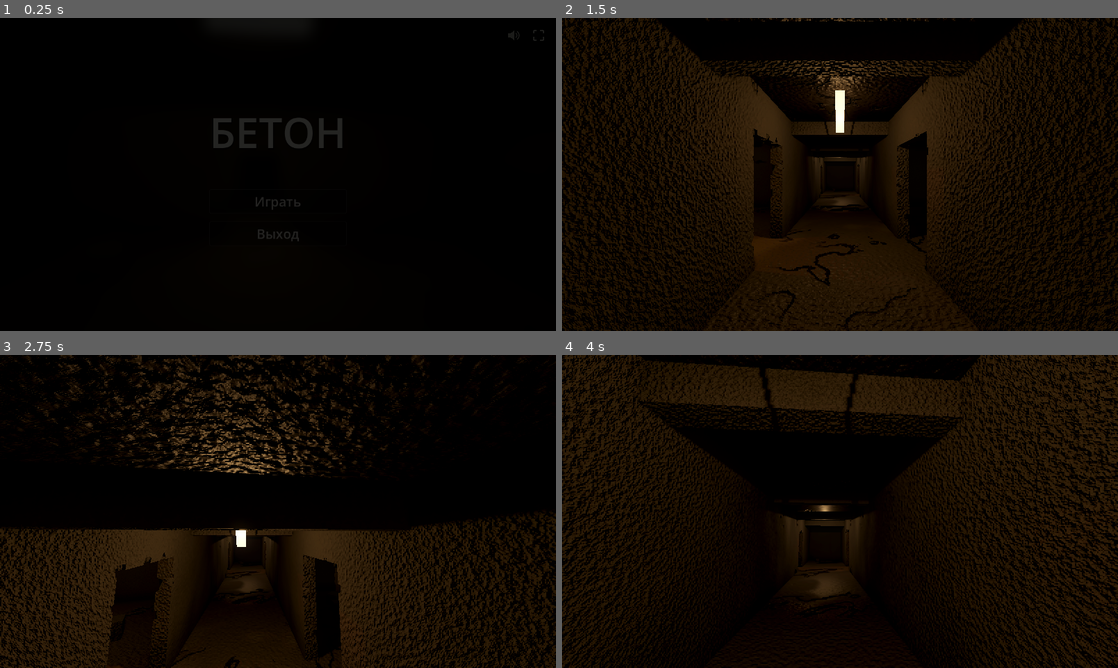
Above: before the commit, frames 1-4 (two rows, left to right).
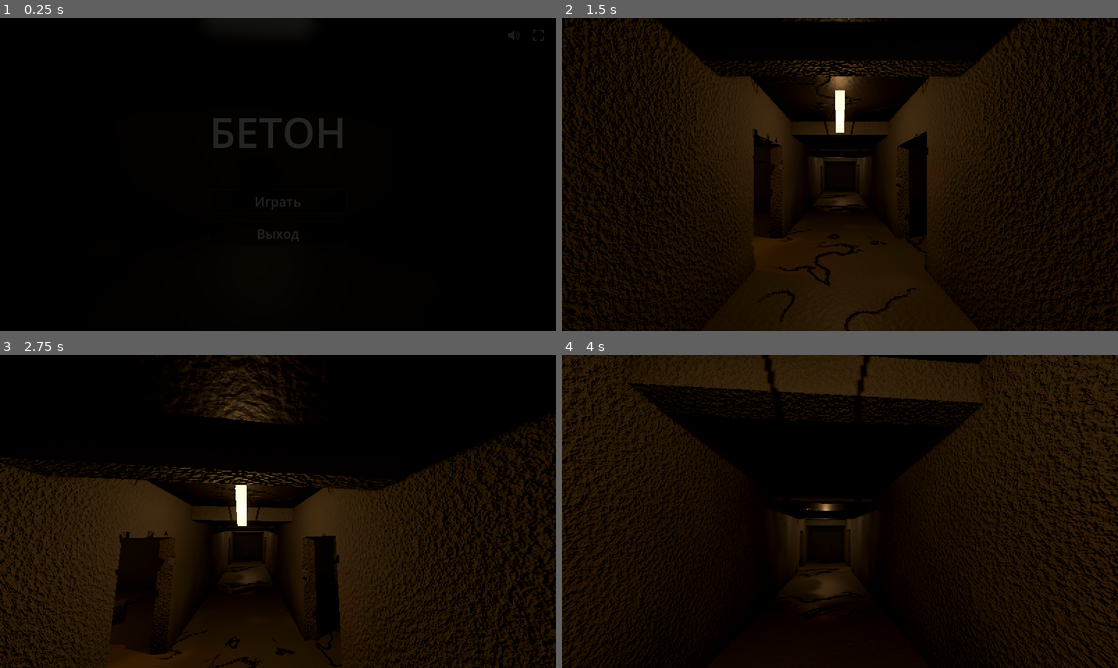
Above: after the commit, the same moments.

Repository: volinadtim/german-games
Game: Godot game, scene res://main.tscn
Two runs of this game, one before a commit and one after it. Both use one fixed random seed, a clock stepped at 60 frames per second and the inputs below.
Inputs (mouse positions are in pixels of both pictures, inside the frame that each line leads up to):
- Up to frame 1 (0.25 s): no input
- Up to frame 2 (1.5 s): click "Играть" at 0.5 s; click "Играть" at 1.25 s
- Up to frame 3 (2.75 s): tap Enter at 2 s; move the mouse to (305, 511) at 2.02 s; hold W (move_forward) from 2.03 s (still down); hold Shift (sprint) from 2.03 s (still down); tap Space (jump) at 2.27 s
- Up to frame 4 (4 s): keep holding W (move_forward); move the mouse to (812, 511) at 2.77 s; release Shift (sprint) at 2.78 s; tap Shift (sprint) at 2.85 s; tap Space (jump) at 3.02 s; move the mouse to (851, 505) at 3.52 s; hold Shift (sprint) from 3.53 s (still down)

The runs differ from the first frame. In frame 2, 0.6% of the frame differs, in the area x 24-76%, y 0-100%; in frame 3, 29%, in the area x 0-100%, y 0-100%; in frame 4, 20%.

Commit message:
concrete-halls: мягче зерно, ниже прыжок, ANSWER
Co-Authored-By: Claude Opus 5.5 <noreply@anthropic.com>

Diff:
--- a/godot/concrete-halls/concrete.gdshader
+++ b/godot/concrete-halls/concrete.gdshader
@@ -14,7 +14,7 @@
 uniform float ceiling_h = 3.2;
 uniform float polished = 0.0;
 uniform float bump = 0.25;
-uniform float grain_bump = 1.2;
+uniform float grain_bump = 0.55;
 
 varying vec3 wpos;
 varying vec3 wnrm;
@@ -60,7 +60,7 @@
 		float dust = smoothstep(0.55, 0.85, tri(noise_big, wpos + vec3(31.0, 0.0, 7.0), wnrm, 0.08)) * up;
 		col = mix(col, dust_color, dust * 0.25);
 		rough = 0.5 + 0.12 * big + 0.3 * dust + 0.3 * cr;
-		hgt = fine * 0.05 - cr * 0.15;
+		hgt = fine * 0.015 - cr * 0.3;
 	} else {
 		float cell = tri(noise_cell, wpos, wnrm, 0.9);
 		float grain = tri(noise_fine, wpos * 3.1, wnrm, 0.9);
--- a/godot/concrete-halls/player.gd
+++ b/godot/concrete-halls/player.gd
@@ -7,7 +7,7 @@
 const SENS := 0.0022
 const CAM_Y := 1.62
 const FOV := 75.0
-const JUMP := 4.6
+const JUMP := 3.7
 const ACCEL_WALK := 5.0
 const ACCEL_SPRINT := 3.2
 
Not shown, changed: ANSWER.md
